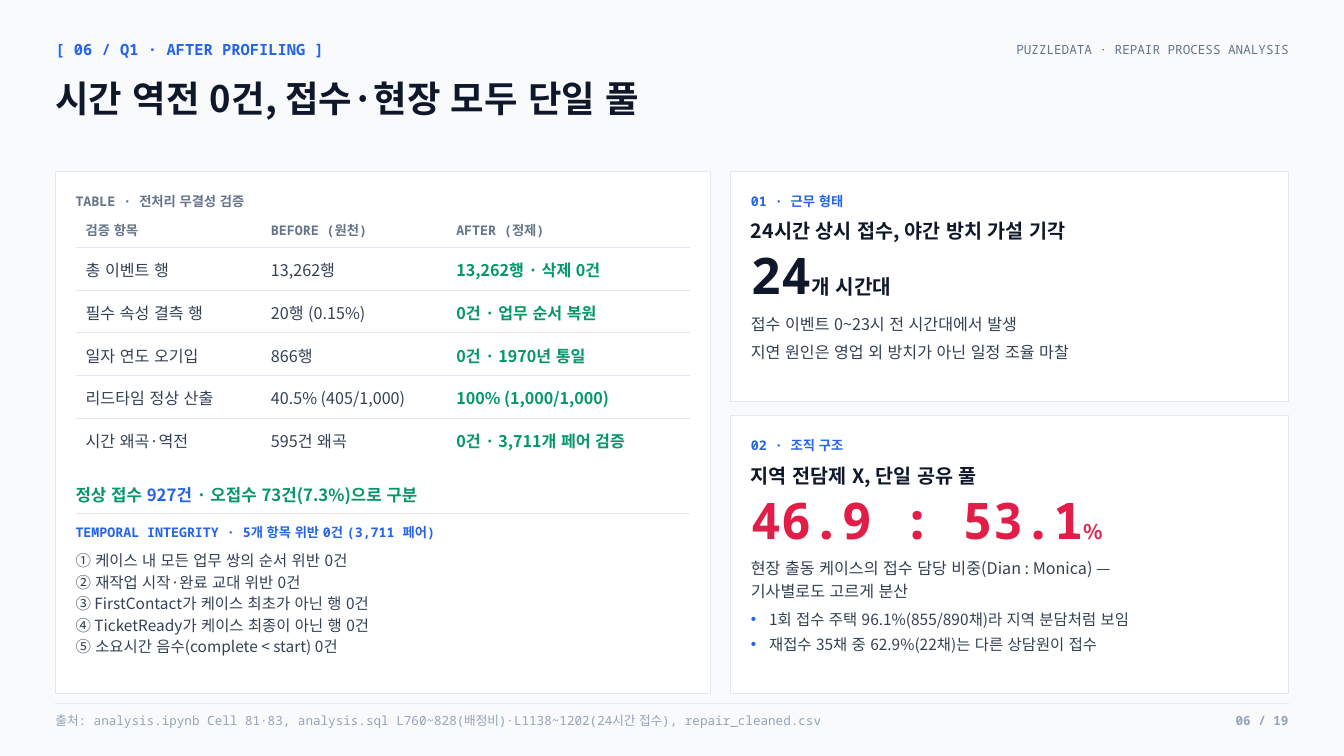
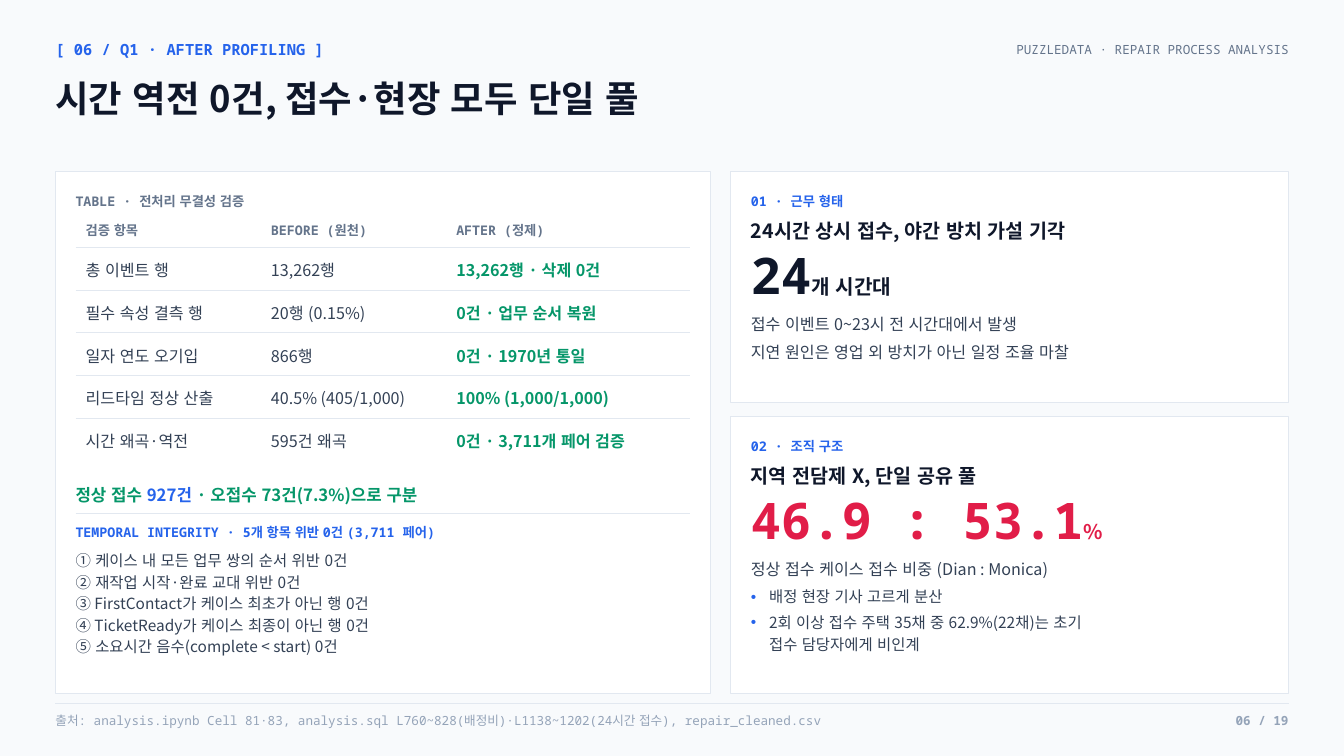
Before and after one commit to nus1245/puzzle_data, a slide deck: slide 6 of outputs/pptx/puzzledata_repair_report.pptx. Drawn at 1344x756 pixels with LibreOffice and Linux fonts; fonts in the diff are those of the drawing. Boxes give left, top, right and bottom in pixels: in the first picture for what was removed or moved away, otherwise in the second. Text is boxed around its words. In the diff, an @@ line names an element or a change of style, - is before the commit and + after.

```diff
--- a/outputs/pptx/puzzledata_repair_report.pptx
+++ b/outputs/pptx/puzzledata_repair_report.pptx
@@ text at (751, 561, 1048, 578): text changed @@
-현장 출동 케이스의 접수 담당 비중(Dian : Monica) —
-기사별로도 고르게 분산
+정상 접수 케이스 접수 비중 (Dian : Monica)
@@ text at (769, 589, 1081, 652): text changed @@
-• 1회 접수 주택 96.1%(855/890채)라 지역 분담처럼 보임
-• 재접수 35채 중 62.9%(22채)는 다른 상담원이 접수
+• 배정 현장 기사 고르게 분산
+• 2회 이상 접수 주택 35채 중 62.9%(22채)는 초기
+  접수 담당자에게 비인계
```
Also in this commit, not shown: 3 other files.
